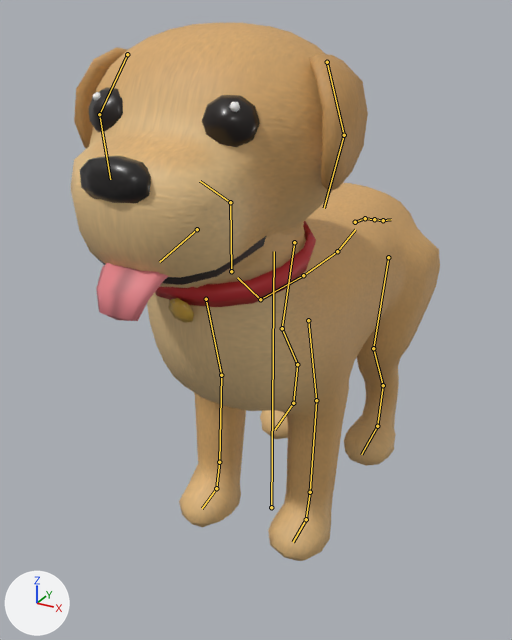
The glTF model art-source/blender/dogs/labrador/motion/exports/dog_labrador_anim.gltf, before and after one commit.
One viewpoint serves both versions: a camera (50 mm lens) standing at (0.93, -1.81, 1.61) and looking at (-0.1, 0.07, 0.67). The lights are fixed; the arrows at lower left show +X, +Y and +Z. The older version comes first. The bones that bend it are drawn over the model as lines.

The first picture shows 'dog_labrador_body', 'dog_labrador_collar', 'dog_labrador_ear_L', 'dog_labrador_ear_R', 'dog_labrador_eye_L', 'dog_labrador_eye_R', 'dog_labrador_nose', 'dog_labrador_tongue'.
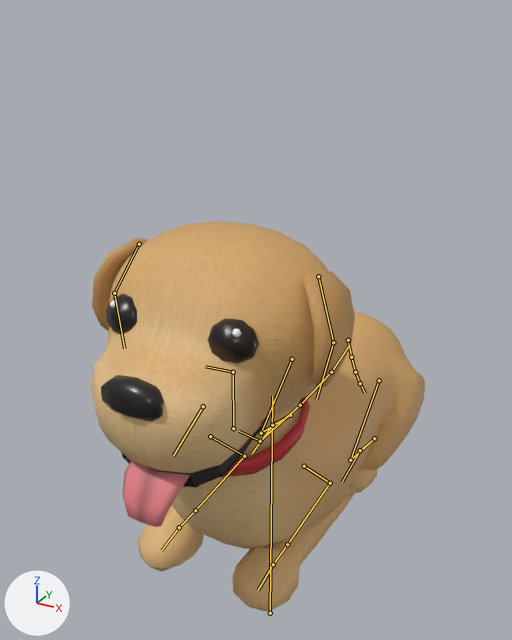
The newer file adds an action. The first version stands in its rest pose; the second is drawn at frame 51 of the action 'LieDown'.

The change in detail:
Bone 'root' (bone_root) moves from (0.0, 0.0, 0.0) to (0.0, -0.496, 0.0).
Bone 'back_hip_L' (bone_back_hip_l) turns from (0, 0, 0) to (-36, 0, 0) degrees about its own x, y and z.
Bone 'back_stifle_L' (bone_back_stifle_l) turns from (0, 0, 0) to (80, 0, 0) degrees about its own x, y and z.
Bone 'back_hock_L' (bone_back_hock_l) turns from (0, 0, 0) to (-139, 0, 0) degrees about its own x, y and z.
Bone 'back_foot_L' (bone_back_foot_l) turns from (0, 0, 0) to (95, 0, 0) degrees about its own x, y and z.
Bone 'back_hip_R' (bone_back_hip_r) turns from (0, 0, 0) to (-36, 0, 0) degrees about its own x, y and z.
Bone 'back_stifle_R' (bone_back_stifle_r) turns from (0, 0, 0) to (80, 0, 0) degrees about its own x, y and z.
Bone 'back_hock_R' (bone_back_hock_r) turns from (0, 0, 0) to (-139, 0, 0) degrees about its own x, y and z.
Bone 'back_foot_R' (bone_back_foot_r) turns from (0, 0, 0) to (95, 0, 0) degrees about its own x, y and z.
Bone 'front_shoulder_L' (bone_front_shoulder_l) turns from (0, 0, 0) to (32, 0, 0) degrees about its own x, y and z.
Bone 'front_elbow_L' (bone_front_elbow_l) turns from (0, 0, 0) to (-115, 0, 0) degrees about its own x, y and z.
Bone 'front_wrist_L' (bone_front_wrist_l) turns from (0, 0, 0) to (7, 0, 0) degrees about its own x, y and z.
Bone 'front_paw_L' (bone_front_paw_l) turns from (0, 0, 0) to (76, 0, 0) degrees about its own x, y and z.
Bone 'front_shoulder_R' (bone_front_shoulder_r) turns from (0, 0, 0) to (32, 0, 0) degrees about its own x, y and z.
Bone 'front_elbow_R' (bone_front_elbow_r) turns from (0, 0, 0) to (-115, 0, 0) degrees about its own x, y and z.
Bone 'front_wrist_R' (bone_front_wrist_r) turns from (0, 0, 0) to (7, 0, 0) degrees about its own x, y and z.
Bone 'front_paw_R' (bone_front_paw_r) turns from (0, 0, 0) to (76, 0, 0) degrees about its own x, y and z.
Bone 'head' (bone_head) turns from (0, 0, 0) to (1, 0, 0) degrees about its own x, y and z.
Bone 'jaw' (bone_jaw) turns from (0, 0, 0) to (12, 0, 0) degrees about its own x, y and z.
Bone 'tail_1' (bone_tail_1) turns from (0, 0, 0) to (-55, 0, 0) degrees about its own x, y and z.
Bone 'tail_2' (bone_tail_2) turns from (0, 0, 0) to (12, 0, 0) degrees about its own x, y and z.
Bone 'tail_3' (bone_tail_3) turns from (0, 0, 0) to (6, 0, 0) degrees about its own x, y and z.

Where the change shows, as pixel boxes [x1, y1, x2, y2] in the pictures (512 x 640 px):
'dog_labrador_body', posed (9% narrower, 27% shorter)
    before: [71, 23, 440, 561]
    after: [91, 221, 425, 611]
'dog_labrador_ear_L', posed (10% narrower, 15% shorter)
    before: [309, 53, 368, 191]
    after: [302, 271, 355, 388]
'dog_labrador_tongue', posed
    before: [96, 263, 169, 321]
    after: [122, 460, 190, 527]
'dog_labrador_collar', posed
    before: [155, 221, 316, 323]
    after: [194, 396, 310, 488]
'dog_labrador_nose', posed (11% narrower)
    before: [80, 156, 151, 204]
    after: [101, 375, 164, 421]
'dog_labrador_eye_L', posed (10% narrower, 11% shorter)
    before: [202, 95, 260, 147]
    after: [207, 318, 259, 364]
'dog_labrador_ear_R', posed
    before: [74, 47, 128, 148]
    after: [92, 238, 147, 331]
'dog_labrador_eye_R', posed (9% narrower, 11% shorter)
    before: [89, 87, 123, 132]
    after: [106, 294, 137, 334]
bone 'root', root to tip
    before: (271, 507) to (274, 251)
    after: (270, 613) to (272, 396)
bone 'back_hip_L', root to tip
    before: (388, 257) to (373, 348)
    after: (379, 380) to (350, 460)
bone 'back_stifle_L', root to tip
    before: (373, 348) to (383, 385)
    after: (350, 460) to (374, 438)
bone 'back_hock_L', root to tip
    before: (383, 385) to (377, 426)
    after: (374, 438) to (360, 450)
bone 'back_foot_L', root to tip
    before: (377, 426) to (361, 454)
    after: (360, 450) to (342, 482)
bone 'back_hip_R', root to tip
    before: (294, 242) to (282, 328)
    after: (292, 359) to (261, 433)
bone 'back_stifle_R', root to tip
    before: (282, 328) to (297, 364)
    after: (261, 433) to (290, 415)
bone 'back_hock_R', root to tip
    before: (297, 364) to (293, 403)
    after: (290, 415) to (272, 425)
bone 'back_foot_R', root to tip
    before: (293, 403) to (275, 429)
    after: (272, 425) to (252, 453)
bone 'front_shoulder_L', root to tip
    before: (308, 320) to (316, 400)
    after: (304, 466) to (330, 483)
bone 'front_elbow_L', root to tip
    before: (316, 400) to (310, 492)
    after: (330, 483) to (287, 544)
bone 'front_wrist_L', root to tip
    before: (310, 492) to (306, 519)
    after: (287, 544) to (273, 564)
bone 'front_paw_L', root to tip
    before: (306, 519) to (293, 542)
    after: (273, 564) to (258, 590)
bone 'front_shoulder_R', root to tip
    before: (206, 299) to (221, 375)
    after: (210, 436) to (244, 456)
bone 'front_elbow_R', root to tip
    before: (221, 375) to (219, 462)
    after: (244, 456) to (195, 510)
bone 'front_wrist_R', root to tip
    before: (219, 462) to (216, 488)
    after: (195, 510) to (179, 527)
bone 'front_paw_R', root to tip
    before: (216, 488) to (202, 508)
    after: (179, 527) to (161, 550)
bone 'head', root to tip
    before: (230, 202) to (200, 181)
    after: (233, 372) to (205, 366)
bone 'jaw', root to tip
    before: (197, 229) to (159, 262)
    after: (203, 406) to (173, 455)
bone 'tail_1', root to tip
    before: (355, 222) to (365, 218)
    after: (348, 340) to (351, 357)
bone 'tail_2', root to tip
    before: (365, 218) to (374, 219)
    after: (351, 357) to (355, 372)
bone 'tail_3', root to tip
    before: (374, 219) to (383, 220)
    after: (355, 372) to (360, 383)
